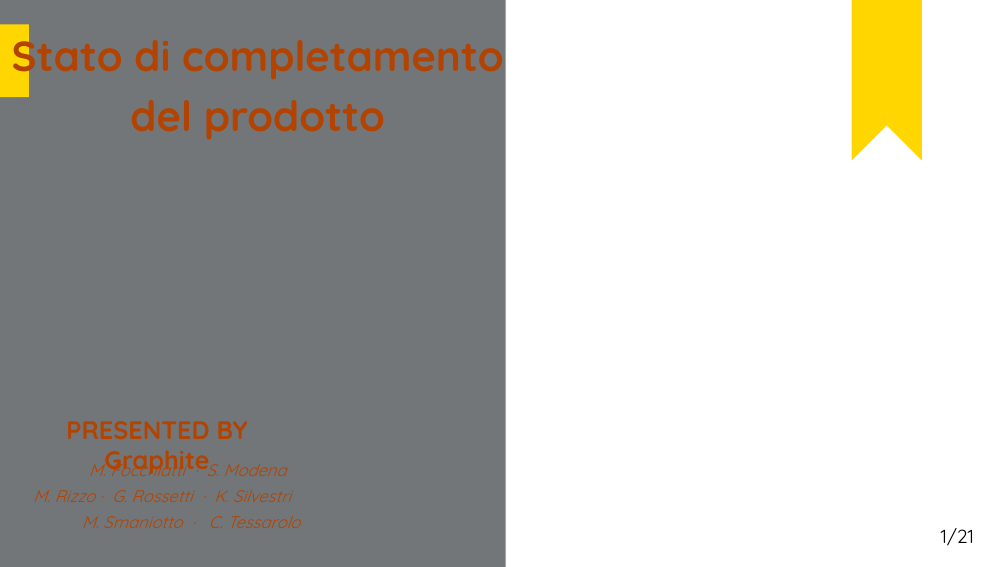
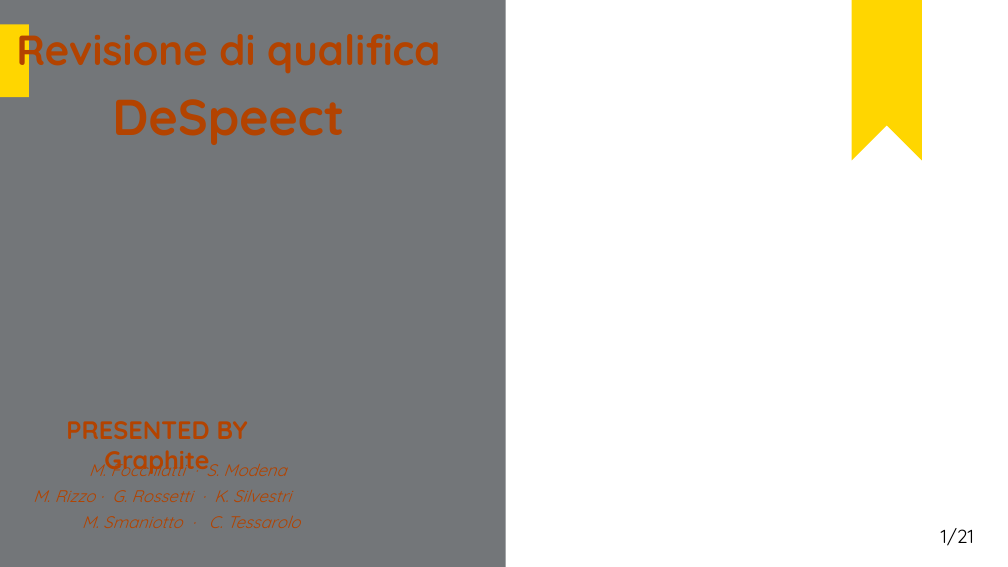
Before and after one commit to Italiaracerx/progettoSWE, a slide deck: slide 1 of Presentazioni/Presentazioni PQ/Presentazione RQ.pptx. Drawn at 1008x567 pixels with LibreOffice and Linux fonts; fonts in the diff are those of the drawing; background and template pictures are left out. Boxes give left, top, right and bottom in pixels: in the first picture for what was removed or moved away, otherwise in the second. Text is boxed around its words. In the diff, an @@ line names an element or a change of style, - is before the commit and + after.

Commit message:
Correzione titolo

```diff
--- a/Presentazioni/Presentazioni PQ/Presentazione RQ.pptx
+++ b/Presentazioni/Presentazioni PQ/Presentazione RQ.pptx
@@ text at box(16, 24, 440, 145): text changed @@
-Stato di completamento
-del prodotto
+Revisione di qualifica
+DeSpeect
```
